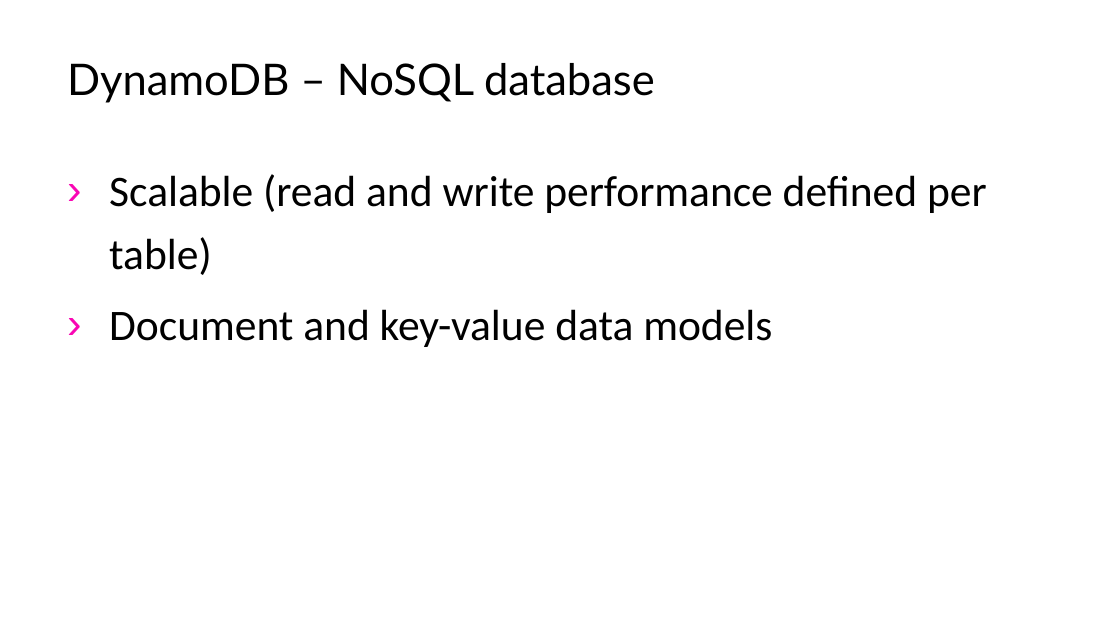
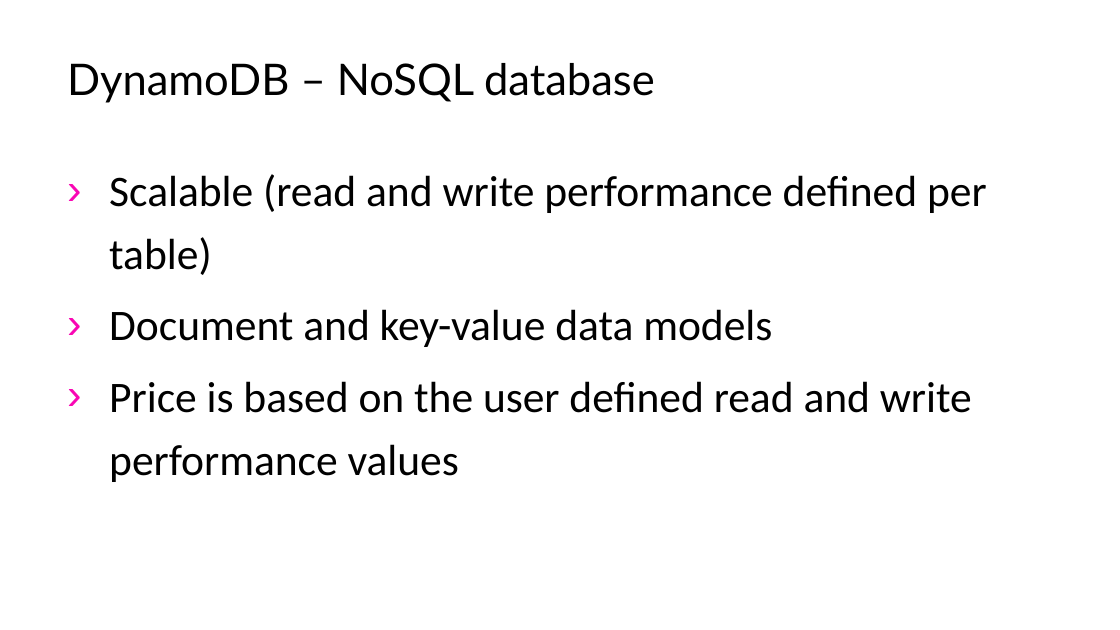
Before and after one commit to samion/aws-lambda, a slide deck: slide 9 of AWS-Lambda.pptx. Drawn at 1120x630 pixels with LibreOffice and Linux fonts; fonts in the diff are those of the drawing; background and template pictures are left out. Boxes give left, top, right and bottom in pixels: in the first picture for what was removed or moved away, otherwise in the second. Text is boxed around its words. In the diff, an @@ line names an element or a change of style, - is before the commit and + after.

```diff
--- a/AWS-Lambda.pptx
+++ b/AWS-Lambda.pptx
@@ text at [109,381,972,482]: paragraph added @@
+› Price is based on the user defined read and write performance values
```
Also in this commit, not shown: 6 other slides changed, 6 slides added.
